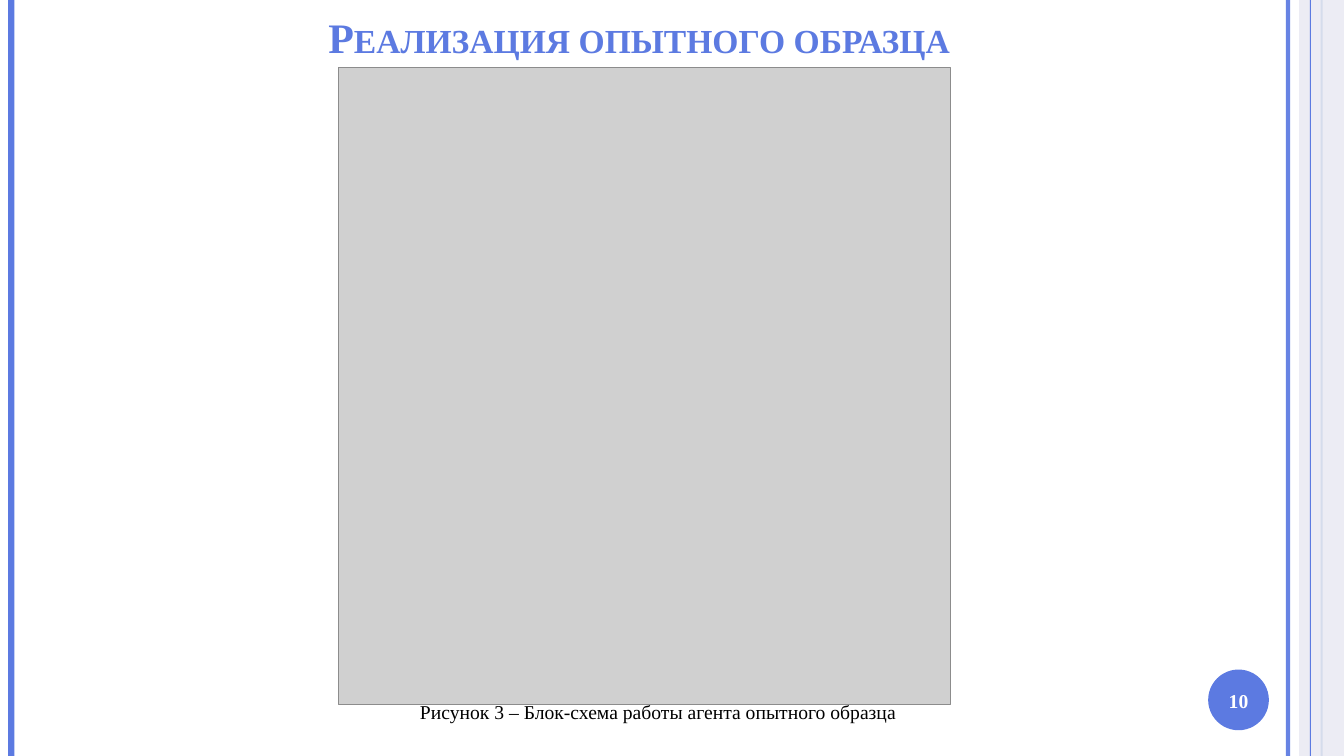
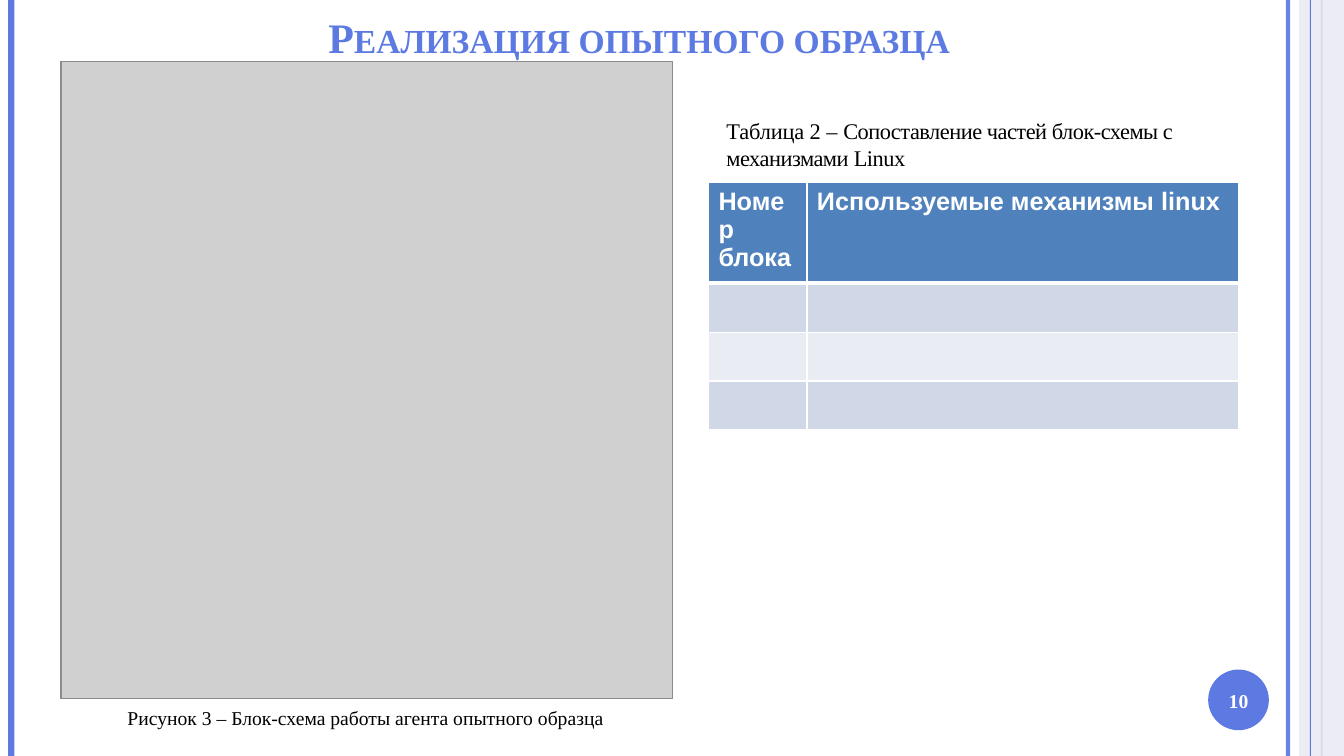
Before and after one commit to HotHeadd/nir_mephi, a slide deck: slide 10 of part2/Презентация.pptx. Drawn at 1344x756 pixels with LibreOffice and Linux fonts; fonts in the diff are those of the drawing; grey boxes stand for pictures; background and template pictures are left out. Boxes give left, top, right and bottom in pixels: in the first picture for what was removed or moved away, otherwise in the second. Text is boxed around its words. In the diff, an @@ line names an element or a change of style, - is before the commit and + after.

```diff
--- a/part2/Презентация.pptx
+++ b/part2/Презентация.pptx
@@ picture: place and size @@
-picture at [339, 68, 951, 705]
+picture at [62, 62, 674, 699]
@@ text added at [726, 123, 1173, 167], 16 pt, text #000000 @@
+Таблица 2 – Сопоставление частей блок-схемы с механизмами Linux
@@ table added at [709, 182, 1239, 399], 4 rows, 2 columns @@
+Номер блока | Используемые механизмы linux
+ | 
+ | 
+ | 
@@ text "Рисунок 3 – Блок-схема работы ...": place and size @@
-text "Рисунок 3 – Блок-схема работы ..." at [420, 704, 895, 724]
+text "Рисунок 3 – Блок-схема работы ..." at [127, 711, 603, 730]
```
Also in this commit, not shown: 6 other slides changed.
